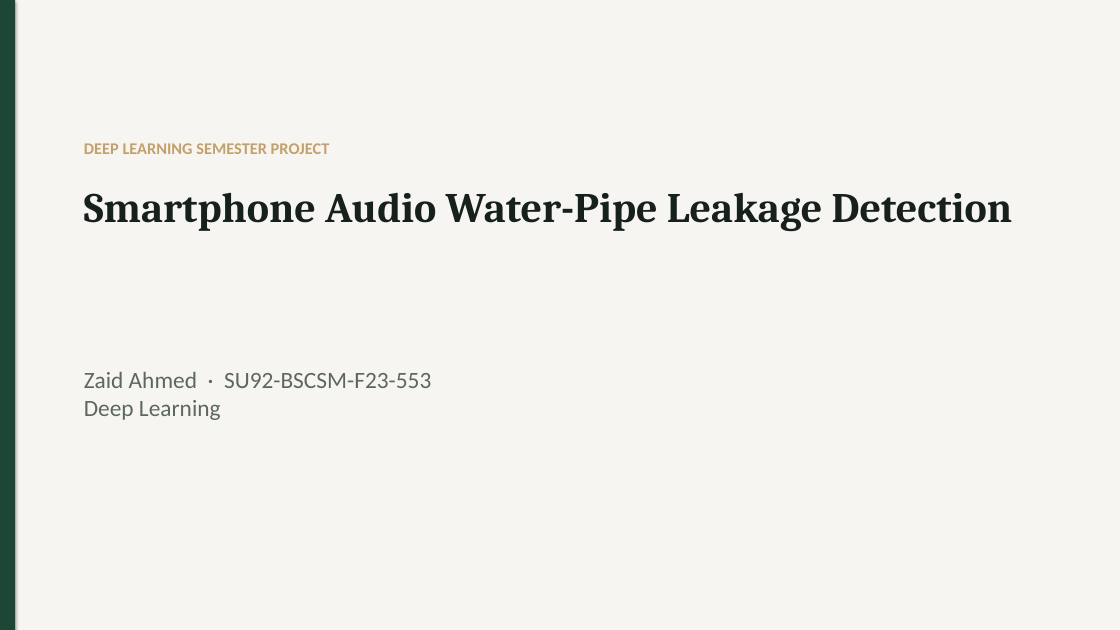
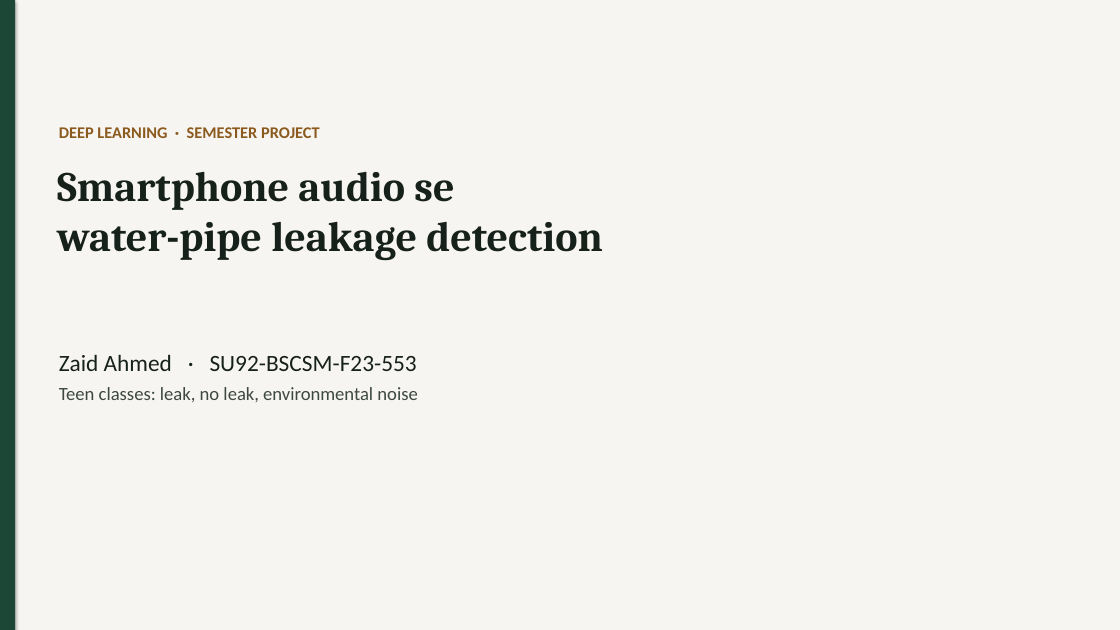
Before and after one commit to Zaidranjha095/water-pipe-leakage-detection, a slide deck: slide 1 of presentation/presentation.pptx. Drawn at 1120x630 pixels with LibreOffice and Linux fonts; fonts in the diff are those of the drawing. Boxes give left, top, right and bottom in pixels: in the first picture for what was removed or moved away, otherwise in the second. Text is boxed around its words. In the diff, an @@ line names an element or a change of style, - is before the commit and + after.

```diff
--- a/presentation/presentation.pptx
+++ b/presentation/presentation.pptx
@@ background #FFFFFF to #F7F5F1 @@
@@ rectangle removed at [0, 0, 1120, 630] @@
@@ text at [59, 127, 320, 138]: text changed; text colour #C4A16A to #8A5A1E @@
-DEEP LEARNING SEMESTER PROJECT
+DEEP LEARNING · SEMESTER PROJECT
@@ text at [57, 171, 603, 261]: text changed @@
-Smartphone Audio Water-Pipe Leakage Detection
+Smartphone audio se
+water-pipe leakage detection
@@ text at [59, 354, 417, 371]: text changed; text colour #5C675F to #17211C @@
-Zaid Ahmed · SU92-BSCSM-F23-553
-Deep Learning
+Zaid Ahmed · SU92-BSCSM-F23-553
@@ text added at [59, 387, 417, 402], 16 pt, text #3E4843 @@
+Teen classes: leak, no leak, environmental noise
```
Also in this commit, not shown: 2 other slides changed, 8 slides added, 8 slides removed, 22 other files.
